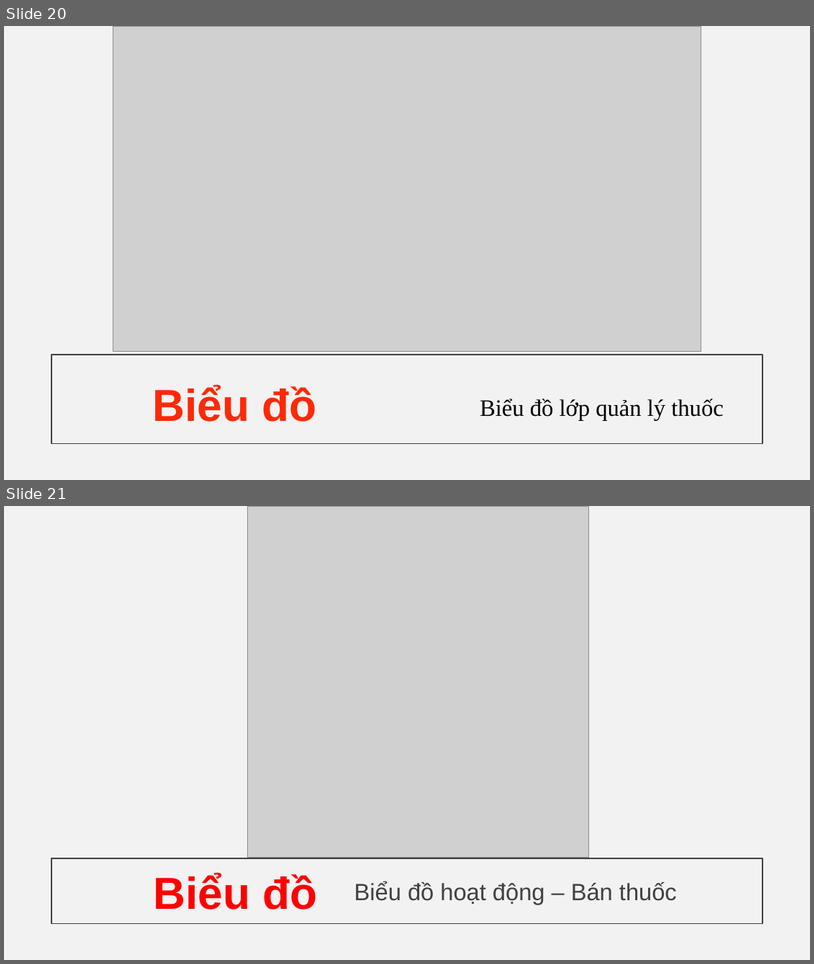
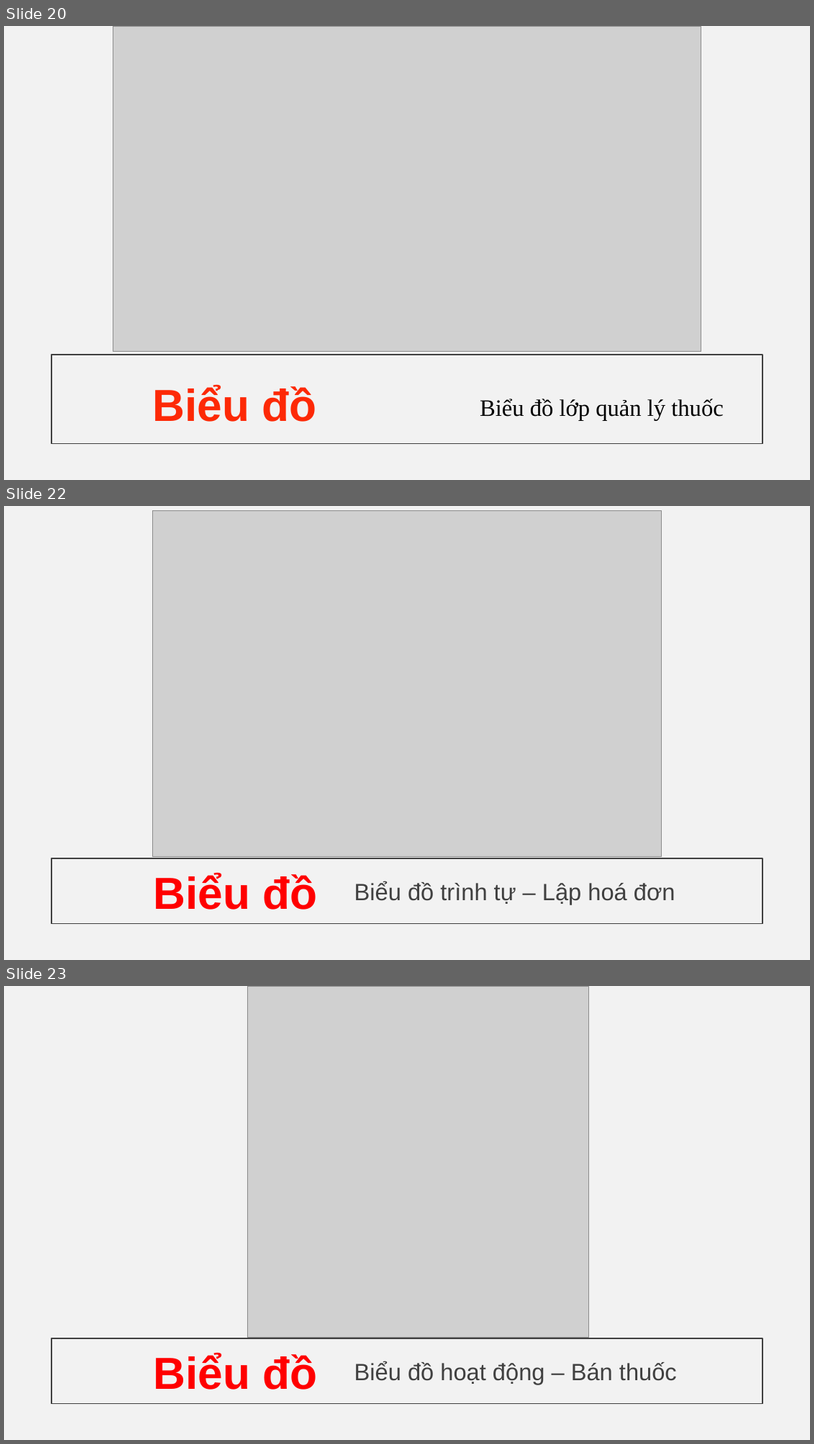
Before and after one commit to Linkadi98/Software-Requirement-Analystic, a slide deck: BTL.pptx. Shown one above the other, each under a label of ours: slides 20 and 21 before the commit, slides 20, 22 and 23 after it; the slides between them are not shown. The pictures are 814x964 and 814x1444 pixels, drawn with LibreOffice and Linux fonts; fonts in the diff are those of the drawing; grey boxes stand for pictures; background and template pictures are left out. Boxes give left, top, right and bottom in pixels: in the first picture for what was removed or moved away, otherwise in the second. Text is boxed around its words. In the diff, an @@ line names an element or a change of style, - is before the commit and + after.

```diff
--- a/BTL.pptx
+++ b/BTL.pptx
@@ slide 22 added at (4, 506, 810, 960), background #F2F2F2; not listed: 1 template element that a slide beside it also shows @@
@@ picture added at (152, 511, 662, 856) @@
@@ text added at (153, 872, 317, 909), 53.3 pt, text #FF0000, bold @@
+Biểu đồ
@@ text added at (355, 881, 676, 904), 28 pt, text #404040 @@
+Biểu đồ trình tự – Lập hoá đơn
@@ what was slide 21 is now slide 23 @@
```
Also in this commit, not shown: 1 slide changed, 1 other slide added.
